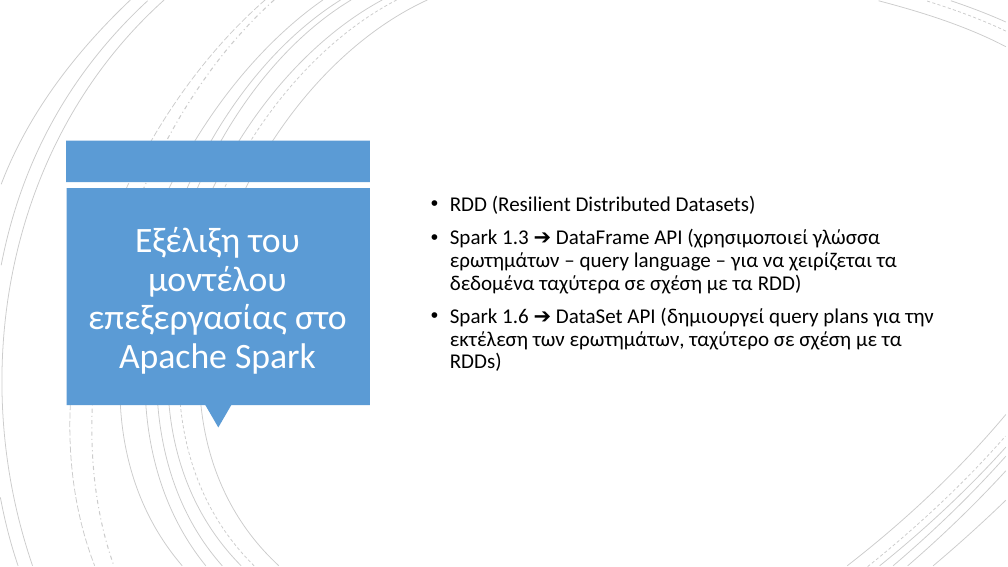
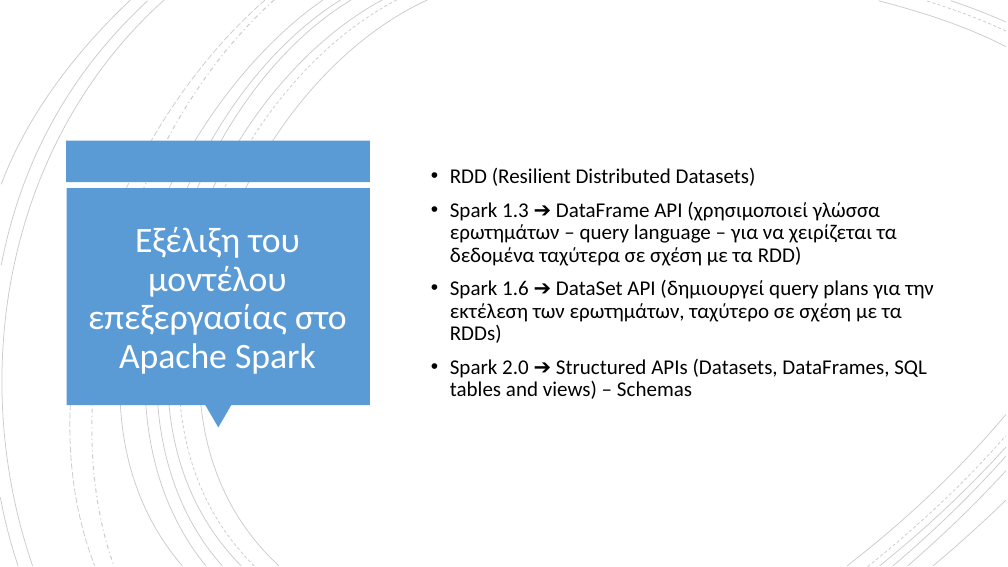
Before and after one commit to chgogos/big_data, a slide deck: slide 18 of 04. Apache Spark.pptx. Drawn at 1008x567 pixels with LibreOffice and Linux fonts; fonts in the diff are those of the drawing. Boxes give left, top, right and bottom in pixels: in the first picture for what was removed or moved away, otherwise in the second. Text is boxed around its words. In the diff, an @@ line names an element or a change of style, - is before the commit and + after.

Commit message:
spark

```diff
--- a/04. Apache Spark.pptx
+++ b/04. Apache Spark.pptx
@@ text at [450, 359, 927, 399]: paragraph added @@
+• Spark 2.0 ➔ Structured APIs (Datasets, DataFrames, SQL tables and views) – Schemas
```
Also in this commit, not shown: 9 other slides changed, 1 slide removed, 11 other files.
